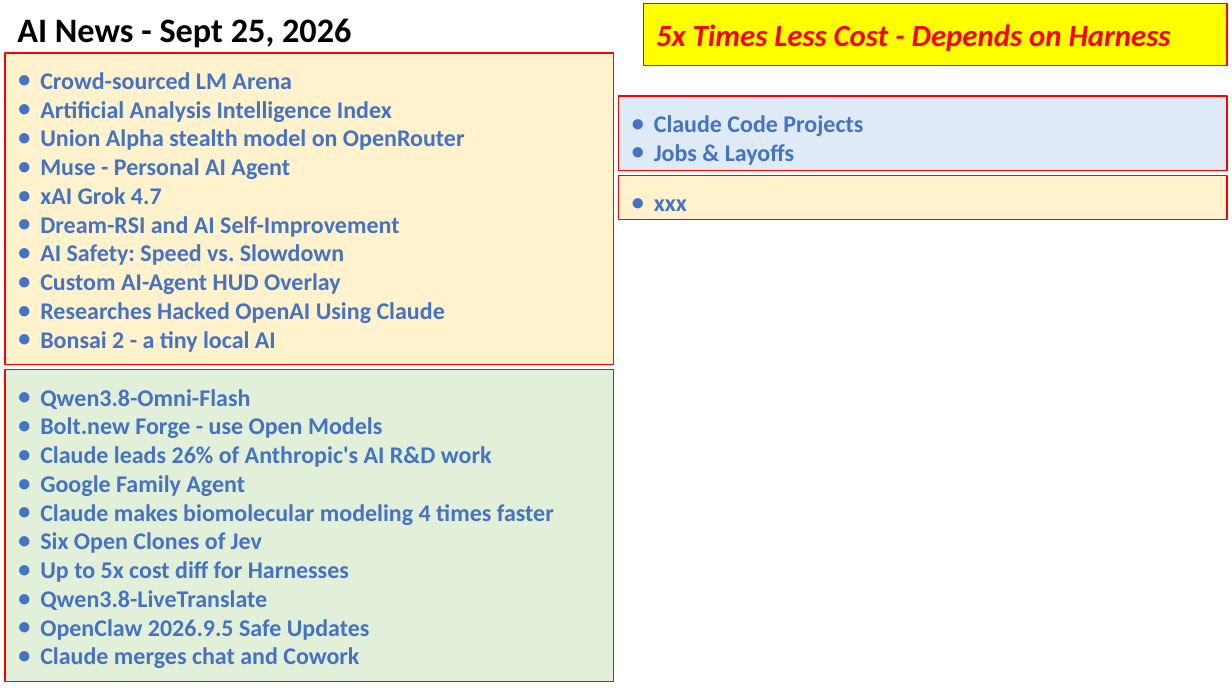
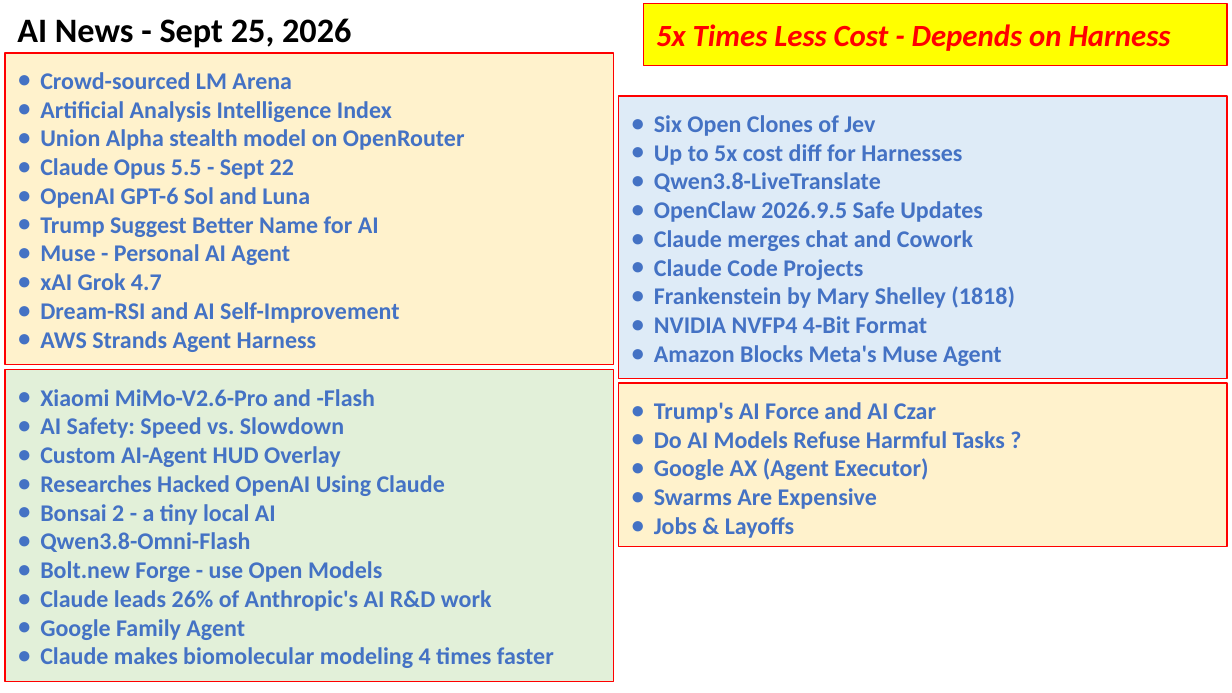
Before and after one commit to lselector/seminar, a slide deck: slide 1 of 2026/2026-09-25-AI-News.pptx. Drawn at 1232x693 pixels with LibreOffice and Linux fonts; fonts in the diff are those of the drawing. Boxes give left, top, right and bottom in pixels: in the first picture for what was removed or moved away, otherwise in the second. Text is boxed around its words. In the diff, an @@ line names an element or a change of style, - is before the commit and + after.

Commit message:
update

```diff
--- a/2026/2026-09-25-AI-News.pptx
+++ b/2026/2026-09-25-AI-News.pptx
@@ rectangle "Six Open Clones of Jev": place and size @@
-rectangle "Six Open Clones of Jev" at bbox=[618, 96, 1227, 170]
+rectangle "Six Open Clones of Jev" at bbox=[618, 96, 1227, 378]
@@ text in rectangle at bbox=[654, 115, 983, 251]: paragraphs added @@
+● Six Open Clones of Jev
+● Up to 5x cost diff for Harnesses
+● Qwen3.8-LiveTranslate
+● OpenClaw 2026.9.5 Safe Updates
+● Claude merges chat and Cowork
@@ text in rectangle at bbox=[40, 158, 379, 237]: paragraphs added @@
+● Claude Opus 5.5 - Sept 22
+● OpenAI GPT-6 Sol and Luna
+● Trump Suggest Better Name for AI
@@ rectangle removed at bbox=[618, 175, 1227, 219] @@
-● xxx
@@ text in rectangle at bbox=[654, 286, 1014, 366]: text changed @@
-● Jobs & Layoffs
+● Frankenstein by Mary Shelley (1818)
+● NVIDIA NVFP4 4-Bit Format
+● Amazon Blocks Meta's Muse Agent
@@ text in rectangle at bbox=[40, 331, 317, 352]: text changed @@
-● AI Safety: Speed vs. Slowdown
-● Custom AI-Agent HUD Overlay
-● Researches Hacked OpenAI Using Claude
-● Bonsai 2 - a tiny local AI
+● AWS Strands Agent Harness
@@ text in rectangle at bbox=[40, 389, 445, 525]: paragraphs added @@
+● Xiaomi MiMo-V2.6-Pro and -Flash
+● AI Safety: Speed vs. Slowdown
+● Custom AI-Agent HUD Overlay
+● Researches Hacked OpenAI Using Claude
+● Bonsai 2 - a tiny local AI
@@ rectangle added at bbox=[618, 383, 1227, 547], fill #FFF2CC, outline #FF0000 0.75 pt, 14 pt, text #4472C4, bold @@
+● Trump's AI Force and AI Czar
+● Do AI Models Refuse Harmful Tasks ?
+● Google AX (Agent Executor)
+● Swarms Are Expensive
+● Jobs & Layoffs
@@ text in rectangle at bbox=[40, 532, 370, 668]: paragraphs removed @@
-● Six Open Clones of Jev
-● Up to 5x cost diff for Harnesses
-● Qwen3.8-LiveTranslate
-● OpenClaw 2026.9.5 Safe Updates
-● Claude merges chat and Cowork
```
Also in this commit, not shown: 4 other slides changed, 9 slides added.
